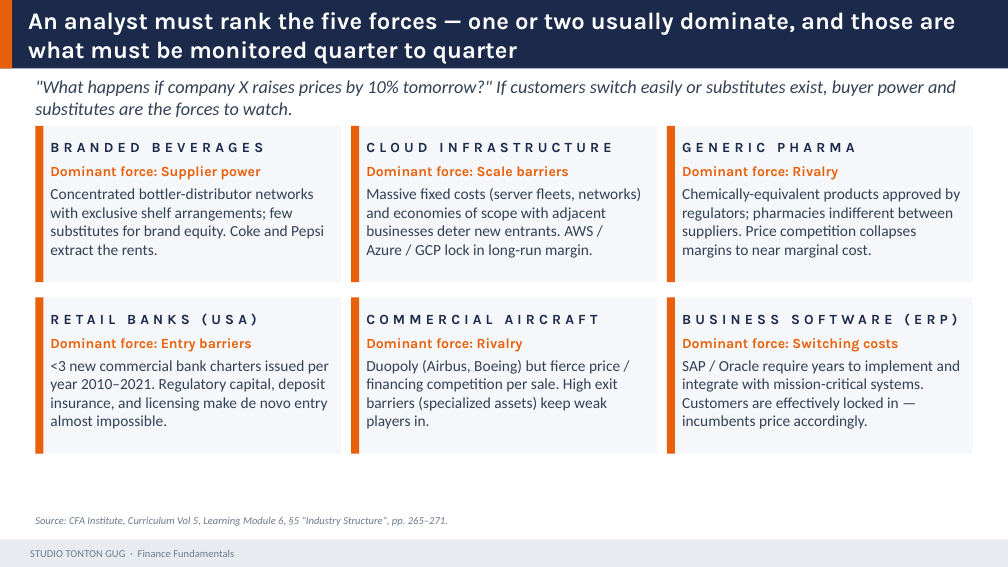
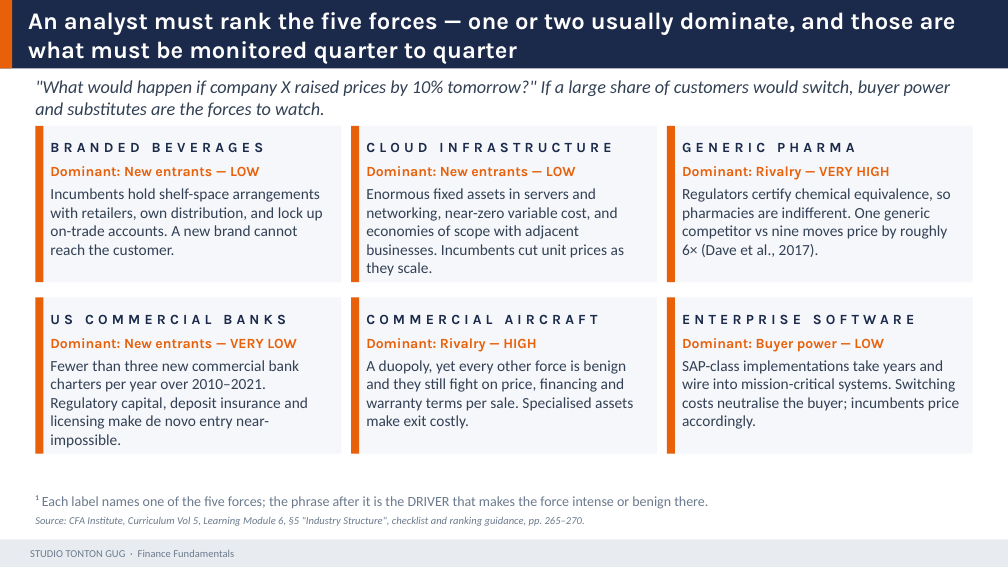
Before and after one commit to Gug4ever/Tonton_Gug_Studio, a slide deck: slide 13 of assets/finance/D12_Equity_II_Analysis_Valuation.pptx. Drawn at 1008x567 pixels with LibreOffice and Linux fonts; fonts in the diff are those of the drawing. Boxes give left, top, right and bottom in pixels: in the first picture for what was removed or moved away, otherwise in the second. Text is boxed around its words. In the diff, an @@ line names an element or a change of style, - is before the commit and + after.

```diff
--- a/assets/finance/D12_Equity_II_Analysis_Valuation.pptx
+++ b/assets/finance/D12_Equity_II_Analysis_Valuation.pptx
@@ text at [35,80,950,117]: text changed @@
-"What happens if company X raises prices by 10% tomorrow?" If customers switch easily or substitutes exist, buyer power and substitutes are the forces to watch.
+"What would happen if company X raised prices by 10% tomorrow?" If a large share of customers would switch, buyer power and substitutes are the forces to watch.
@@ text at [50,166,260,177]: text changed @@
-Dominant force: Supplier power
+Dominant: New entrants — LOW
@@ text at [366,166,576,177]: text changed @@
-Dominant force: Scale barriers
+Dominant: New entrants — LOW
@@ text at [682,166,889,180]: text changed @@
-Dominant force: Rivalry
+Dominant: Rivalry — VERY HIGH
@@ text at [50,188,323,255]: text changed @@
-Concentrated bottler-distributor networks with exclusive shelf arrangements; few substitutes for brand equity. Coke and Pepsi extract the rents.
+Incumbents hold shelf-space arrangements with retailers, own distribution, and lock up on-trade accounts. A new brand cannot reach the customer.
@@ text at [366,188,624,276]: text changed @@
-Massive fixed costs (server fleets, networks) and economies of scope with adjacent businesses deter new entrants. AWS / Azure / GCP lock in long-run margin.
+Enormous fixed assets in servers and networking, near-zero variable cost, and economies of scope with adjacent businesses. Incumbents cut unit prices as they scale.
@@ text at [682,188,951,257]: text changed @@
-Chemically-equivalent products approved by regulators; pharmacies indifferent between suppliers. Price competition collapses margins to near marginal cost.
+Regulators certify chemical equivalence, so pharmacies are indifferent. One generic competitor vs nine moves price by roughly 6× (Dave et al., 2017).
@@ text at [50,314,286,324]: text changed @@
-RETAIL BANKS (USA)
+US COMMERCIAL BANKS
@@ text at [682,314,914,324]: text changed @@
-BUSINESS SOFTWARE (ERP)
+ENTERPRISE SOFTWARE
@@ text at [50,338,297,349]: text changed @@
-Dominant force: Entry barriers
+Dominant: New entrants — VERY LOW
@@ text at [366,338,536,352]: text changed @@
-Dominant force: Rivalry
+Dominant: Rivalry — HIGH
@@ text at [682,338,884,352]: text changed @@
-Dominant force: Switching costs
+Dominant: Buyer power — LOW
@@ text at [50,360,308,448]: text changed @@
-<3 new commercial bank charters issued per year 2010–2021. Regulatory capital, deposit insurance, and licensing make de novo entry almost impossible.
+Fewer than three new commercial bank charters per year over 2010–2021. Regulatory capital, deposit insurance and licensing make de novo entry near-impossible.
@@ text at [366,360,633,429]: text changed @@
-Duopoly (Airbus, Boeing) but fierce price / financing competition per sale. High exit barriers (specialized assets) keep weak players in.
+A duopoly, yet every other force is benign and they still fight on price, financing and warranty terms per sale. Specialised assets make exit costly.
@@ text at [682,360,959,429]: text changed @@
-SAP / Oracle require years to implement and integrate with mission-critical systems. Customers are effectively locked in — incumbents price accordingly.
+SAP-class implementations take years and wire into mission-critical systems. Switching costs neutralise the buyer; incumbents price accordingly.
@@ text added at [35,495,708,509], 10 pt, text #6B7A8D @@
+¹ Each label names one of the five forces; the phrase after it is the DRIVER that makes the force intense or benign there.
@@ text at [35,517,585,526]: text changed @@
-Source: CFA Institute, Curriculum Vol 5, Learning Module 6, §5 "Industry Structure", pp. 265–271.
+Source: CFA Institute, Curriculum Vol 5, Learning Module 6, §5 "Industry Structure", checklist and ranking guidance, pp. 265–270.
```
Also in this commit, not shown: 24 other slides changed, 1 slide added, 1 slide removed, 9 other files.
